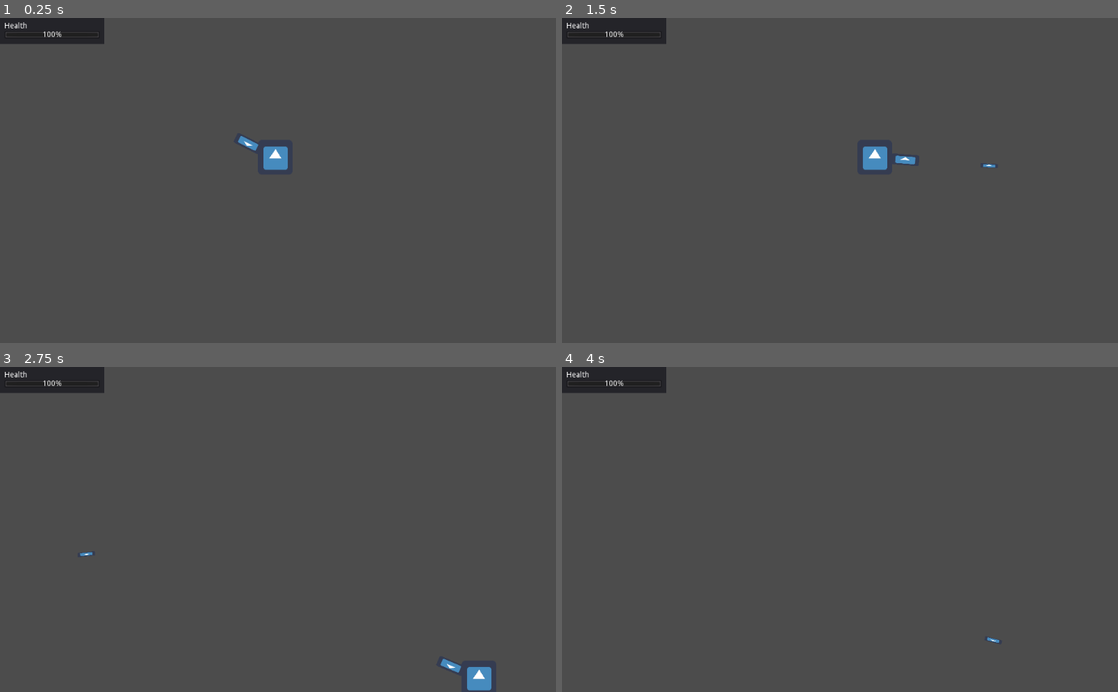
Above: before the commit, frames 1-4 (two rows, left to right).
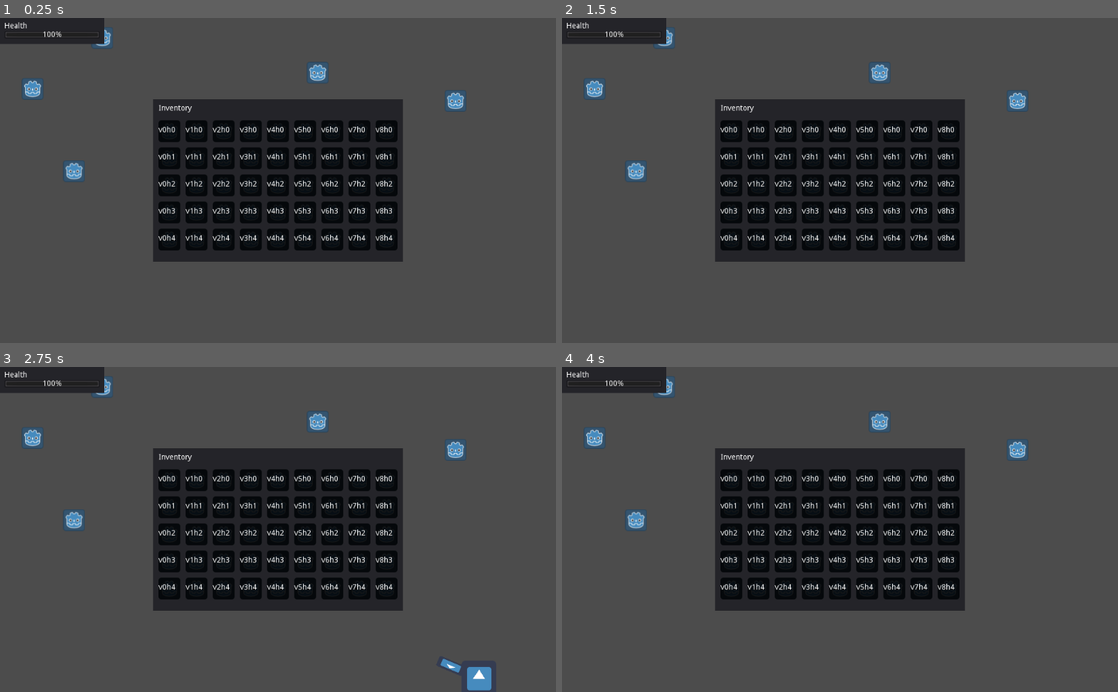
Above: after the commit, the same moments.

Repository: pattlebass/Castlecry-Survival
Game: Godot game, scene res://game.tscn
Two runs of this game, one before a commit and one after it. Both use one fixed random seed, a clock stepped at 60 frames per second and the inputs below. The engine's default icon, where the game draws it, is replaced by a stand-in: a white triangle on a blue panel in a dark square.
Inputs (mouse positions are in pixels of both pictures, inside the frame that each line leads up to):
- Up to frame 1 (0.25 s): no input
- Up to frame 2 (1.5 s): click (573, 27) at 0.52 s; tap Enter at 1.25 s; move the mouse to (962, 164) at 1.27 s; press the mouse at (962, 164) at 1.28 s; hold D (right) from 1.28 s (still down)
- Up to frame 3 (2.75 s): move the mouse to (166, 545) at 2.02 s; release D (right) at 2.03 s; release the mouse at (166, 545) at 2.03 s; hold S (down) from 2.03 s (still down); click (166, 545) at 2.1 s
- Up to frame 4 (4 s): move the mouse to (895, 458) at 2.77 s; release S (down) at 2.78 s; press the mouse at (895, 458) at 2.78 s; hold D (right) 2.78-3.53 s; tap Space at 3.5 s; move the mouse to (812, 594) at 3.52 s; release the mouse at (812, 594) at 3.53 s; hold W (up) from 3.53 s (still down); click (812, 594) at 3.6 s

The runs differ from the first frame. In frame 1, 23% of the frame differs, in the area x 3-84%, y 2-75%; in frame 2, 23%; in frame 3, 23%; in frame 4, 23%.

Commit message:
Add Inventory

Diff:
--- a/Castlecry Survival/assets/player/player.gd
+++ b/Castlecry Survival/assets/player/player.gd
@@ -1,4 +1,6 @@
 extends KinematicBody2D
+
+var inventory
 
 var max_health = 100
 var health = 100
--- a/Castlecry Survival/game.gd
+++ b/Castlecry Survival/game.gd
@@ -1,4 +1,5 @@
 extends Node2D
 
-#func _ready():
-#	global.game = self
+func _input(event):
+	if Input.is_action_just_pressed("inventory"):
+		$inventory.visible = !$inventory.visible
--- a/Castlecry Survival/game.tscn
+++ b/Castlecry Survival/game.tscn
@@ -1,9 +1,10 @@
-[gd_scene load_steps=5 format=2]
+[gd_scene load_steps=6 format=2]
 
 [ext_resource path="res://assets/player/player.tscn" type="PackedScene" id=1]
 [ext_resource path="res://assets/weapons/pistol/pistol.tscn" type="PackedScene" id=2]
 [ext_resource path="res://menus/HUD.gd" type="Script" id=3]
 [ext_resource path="res://game.gd" type="Script" id=4]
+[ext_resource path="res://menus/inventory/inventory.tscn" type="PackedScene" id=5]
 
 [node name="game" type="Node2D"]
 script = ExtResource( 4 )
@@ -41,3 +42,5 @@
 position = Vector2( 507.069, 257.236 )
 
 [node name="pistol" parent="player" instance=ExtResource( 2 )]
+
+[node name="inventory" parent="." instance=ExtResource( 5 )]
--- /dev/null
+++ b/Castlecry Survival/menus/inventory/inventory.gd
@@ -0,0 +1,23 @@
+extends Control
+
+var slots = {}
+
+var item_selected = null
+
+func _ready():
+	var slot_scene = preload("res://menus/inventory/slot.tscn")
+	for v in 9:
+		for h in 5:
+			#naming
+			var slot = slot_scene.instance()
+			slot.name = "slot_v%sh%s" % [v, h]
+			slot.get_node("Label").text = "v%sh%s" % [v, h]
+
+			#adds it to the dictionary
+			slots[slot.name] = slot
+
+			#position
+			var start_pos = $HBoxContainer/VBoxContainer/Panel/VBoxContainer/position.get_global_transform_with_canvas().get_origin()
+			slot.position = start_pos + Vector2(v, h) * 50
+
+			add_child(slot)
--- /dev/null
+++ b/Castlecry Survival/menus/inventory/inventory.tscn
@@ -0,0 +1,74 @@
+[gd_scene load_steps=3 format=2]
+
+[ext_resource path="res://menus/inventory/inventory.gd" type="Script" id=1]
+[ext_resource path="res://menus/inventory/item_inventory.tscn" type="PackedScene" id=2]
+
+[node name="inventory" type="Control"]
+anchor_right = 1.0
+anchor_bottom = 1.0
+script = ExtResource( 1 )
+__meta__ = {
+"_edit_use_anchors_": false
+}
+
+[node name="HBoxContainer" type="HBoxContainer" parent="."]
+margin_right = 1024.0
+margin_bottom = 600.0
+alignment = 1
+__meta__ = {
+"_edit_use_anchors_": false
+}
+
+[node name="VBoxContainer" type="VBoxContainer" parent="HBoxContainer"]
+margin_left = 282.0
+margin_right = 742.0
+margin_bottom = 600.0
+alignment = 1
+
+[node name="Panel" type="Panel" parent="HBoxContainer/VBoxContainer"]
+margin_top = 150.0
+margin_right = 460.0
+margin_bottom = 450.0
+rect_min_size = Vector2( 460, 300 )
+
+[node name="VBoxContainer" type="VBoxContainer" parent="HBoxContainer/VBoxContainer/Panel"]
+margin_left = 10.0
+margin_top = 10.0
+margin_right = 450.0
+margin_bottom = 290.0
+size_flags_horizontal = 3
+size_flags_vertical = 3
+custom_constants/separation = 15
+__meta__ = {
+"_edit_use_anchors_": false
+}
+
+[node name="Label" type="Label" parent="HBoxContainer/VBoxContainer/Panel/VBoxContainer"]
+margin_right = 440.0
+margin_bottom = 14.0
+text = "Inventory "
+__meta__ = {
+"_edit_use_anchors_": false
+}
+
+[node name="position" type="Control" parent="HBoxContainer/VBoxContainer/Panel/VBoxContainer"]
+margin_top = 29.0
+margin_right = 440.0
+margin_bottom = 29.0
+
+[node name="item_inventory" parent="." instance=ExtResource( 2 )]
+
+[node name="item_inventory2" parent="." instance=ExtResource( 2 )]
+position = Vector2( 168.421, 16.6205 )
+
+[node name="item_inventory3" parent="." instance=ExtResource( 2 )]
+position = Vector2( 40, 110.804 )
+
+[node name="item_inventory4" parent="." instance=ExtResource( 2 )]
+position = Vector2( 116.454, 262.604 )
+
+[node name="item_inventory5" parent="." instance=ExtResource( 2 )]
+position = Vector2( 565.209, 80.8866 )
+
+[node name="item_inventory6" parent="." instance=ExtResource( 2 )]
+position = Vector2( 818.949, 132.964 )
--- /dev/null
+++ b/Castlecry Survival/menus/inventory/item_inventory.gd
@@ -0,0 +1,13 @@
+extends Node2D
+
+var is_selected = false
+onready var inventory = get_parent()
+
+func _process(delta):
+	if is_selected:
+		position = get_global_mouse_position() - $TextureButton.rect_size / 2
+
+func _on_TextureButton_pressed():
+	is_selected = true
+	#$TextureButton.disabled = true
+	inventory.item_selected = self
--- /dev/null
+++ b/Castlecry Survival/menus/inventory/item_inventory.tscn
@@ -0,0 +1,18 @@
+[gd_scene load_steps=3 format=2]
+
+[ext_resource path="res://menus/inventory/item icons/icon.png" type="Texture" id=1]
+[ext_resource path="res://menus/inventory/item_inventory.gd" type="Script" id=2]
+
+[node name="item_inventory" type="Node2D"]
+z_index = 1
+script = ExtResource( 2 )
+
+[node name="TextureButton" type="TextureButton" parent="."]
+margin_right = 40.0
+margin_bottom = 40.0
+rect_min_size = Vector2( 40, 40 )
+texture_normal = ExtResource( 1 )
+__meta__ = {
+"_edit_use_anchors_": false
+}
+[connection signal="pressed" from="TextureButton" to="." method="_on_TextureButton_pressed"]
--- /dev/null
+++ b/Castlecry Survival/menus/inventory/slot.gd
@@ -0,0 +1,10 @@
+extends Node2D
+
+var item
+onready var inventory = get_parent()
+
+func _on_TextureButton_pressed():
+	if inventory.item_selected && !item:
+		inventory.item_selected.is_selected = false
+		inventory.item_selected.position = position
+		item = inventory.item_selected
--- /dev/null
+++ b/Castlecry Survival/menus/inventory/slot.tscn
@@ -0,0 +1,25 @@
+[gd_scene load_steps=3 format=2]
+
+[ext_resource path="res://menus/inventory/slot.gd" type="Script" id=1]
+[ext_resource path="res://menus/inventory/item icons/icon.png" type="Texture" id=2]
+
+[node name="slot" type="Node2D"]
+script = ExtResource( 1 )
+
+[node name="TextureButton" type="TextureButton" parent="."]
+modulate = Color( 0.105882, 0.105882, 0.105882, 1 )
+rect_min_size = Vector2( 40, 40 )
+texture_normal = ExtResource( 2 )
+__meta__ = {
+"_edit_use_anchors_": false
+}
+
+[node name="Label" type="Label" parent="."]
+margin_top = 11.2038
+margin_right = 42.0
+margin_bottom = 25.2038
+text = "SlotNo"
+__meta__ = {
+"_edit_use_anchors_": false
+}
+[connection signal="pressed" from="TextureButton" to="." method="_on_TextureButton_pressed"]
--- a/Castlecry Survival/project.godot
+++ b/Castlecry Survival/project.godot
@@ -50,6 +50,11 @@
 "events": [ Object(InputEventMouseButton,"resource_local_to_scene":false,"resource_name":"","device":0,"alt":false,"shi …(212 unchanged characters)…
  ]
 }
+inventory={
+"deadzone": 0.5,
+"events": [ Object(InputEventKey,"resource_local_to_scene":false,"resource_name":"","device":0,"alt":false,"shift":false,"control":false,"meta":false,"command":false,"pressed":false,"scancode":69,"unicode":0,"echo":false,"script":null)
+ ]
+}
 
 [rendering]
 
Binary file added: Castlecry Survival/menus/inventory/item icons/icon.png
Not shown, added: Castlecry Survival/menus/inventory/item icons/icon.png.import
